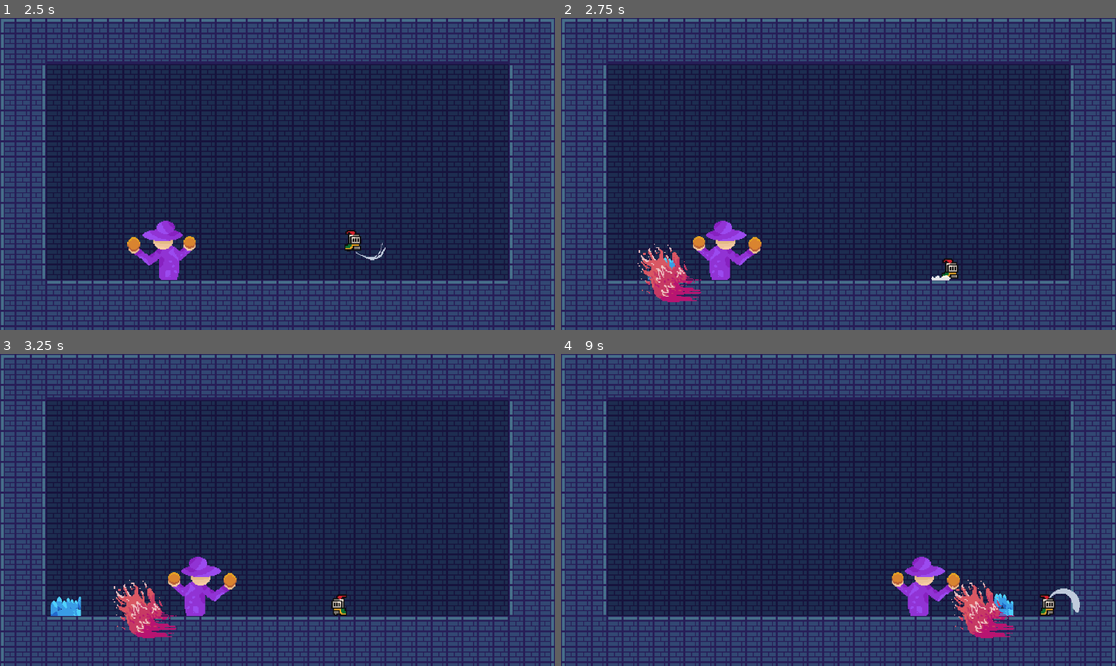
Above: before the commit, frames 1-4 (two rows, left to right).
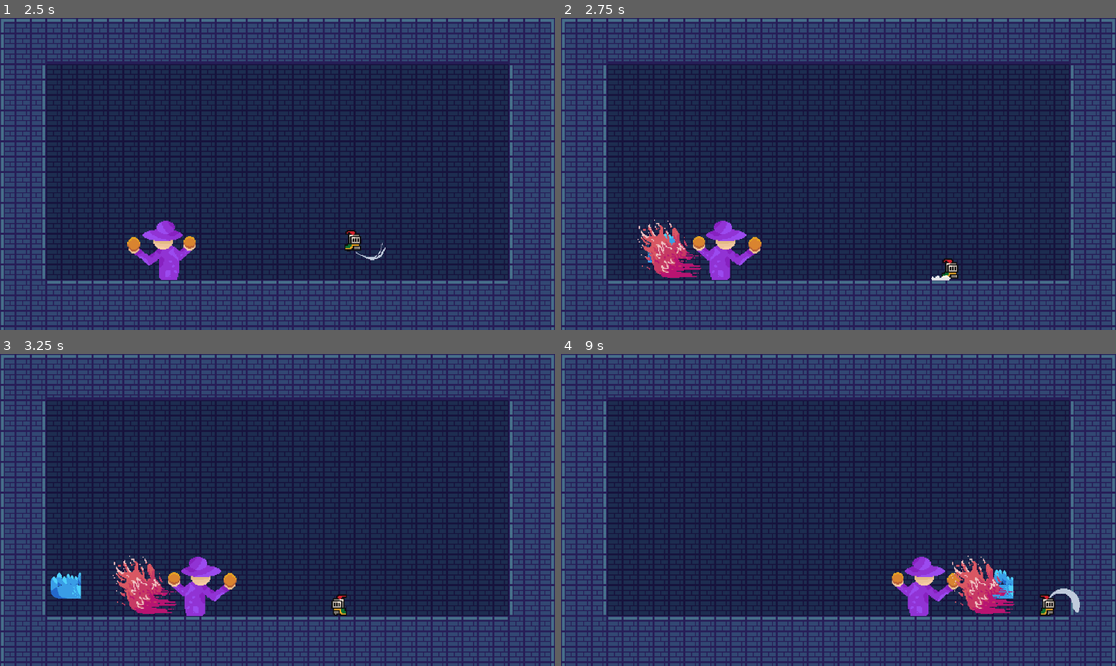
Above: after the commit, the same moments.

Repository: PjotrNik/shefjam
Game: Godot game, scene res://scenes/start_page.tscn
The game is run twice, just before and just after one commit, with the same random seed, the same clock (stepped at 60 frames per second) and the same inputs.
Inputs:
- Up to frame 1 (2.5 s): click "Start" at 0.5 s; hold D (move_right) from 1.28 s (still down); tap Space (dash) at 1.35 s; tap W (jump) at 1.52, 2.27 s; tap S (melee_attack) at 2.1 s
- Up to frame 2 (2.75 s): keep holding D (move_right)
- Up to frame 3 (3.25 s): release D (move_right) at 2.78 s; hold A (move_left) from 2.78 s (still down); tap Shift (ranged_attack) at 2.85 s
- Up to frame 4 (9 s): release A (move_left) at 3.53 s; hold D (move_right) 3.53-5.03 s; tap Space (dash) at 3.6, 5.85, 8.1 s; tap W (jump) at 3.77, 4.52, 5.27, 6.77, 7.52, 8.27 s; tap S (melee_attack) at 4.35, 6.6, 8.85 s; hold A (move_left) 5.03-5.78 s; tap Shift (ranged_attack) at 5.1, 7.35 s; hold D (move_right) 5.78-6.53 s; hold A (move_left) 6.53-8.03 s; hold D (move_right) from 8.03 s (still down)

Frame 1 is identical in both runs. In frame 2, 1.7% of the frame differs, in the area x 13-26%, y 64-92%; in frame 3, 2.4%, in the area x 9-32%, y 64-92%; in frame 4, 1.9%.

Commit message:
boss spawns flames higher

Diff:
--- a/boss.tscn
+++ b/boss.tscn
@@ -89,10 +89,10 @@
 one_shot = true
 
 [node name="Attack Slash" type="Node2D" parent="."]
-position = Vector2(119, 50)
+position = Vector2(119, 0)
 
 [node name="Attack Slash Left" type="Node2D" parent="."]
-position = Vector2(-119, 50)
+position = Vector2(-119, 0)
 
 [connection signal="timeout" from="State_Machine/Boss_Walk/lob_timer" to="State_Machine/Boss_Walk" method="_on_lob_timer_timeout"]
 [connection signal="timeout" from="State_Machine/Boss_Slash/windup" to="State_Machine/Boss_Slash" method="_on_windup_timeout"]
Not shown: 1 places in boss.tscn that only renumber resources
